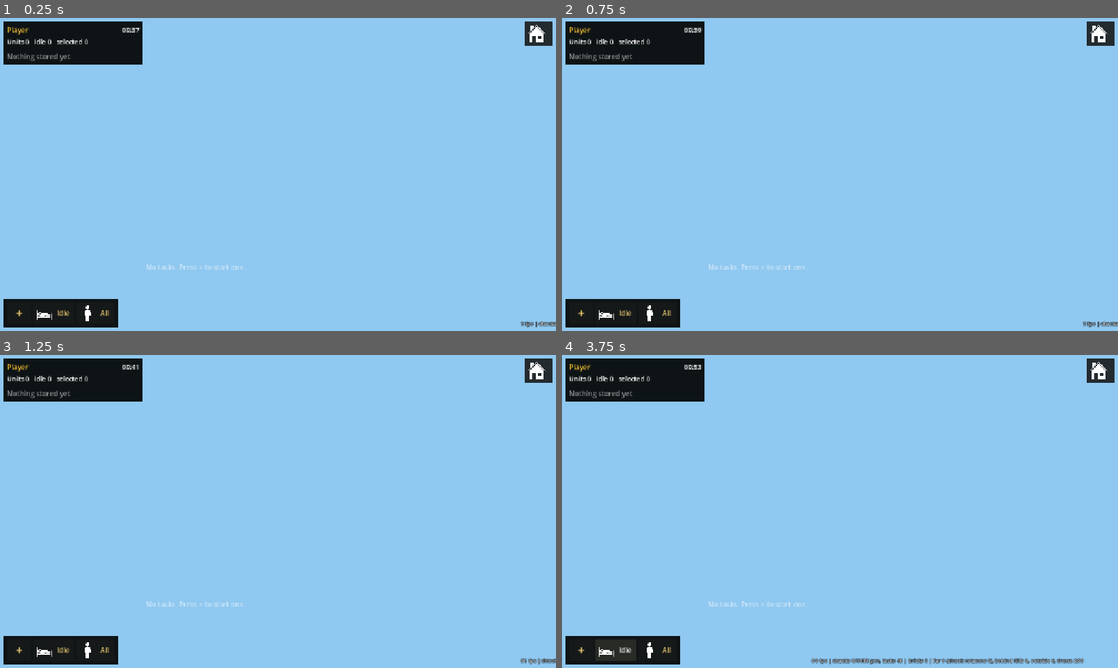
Above: before the commit, frames 1-4 (two rows, left to right).
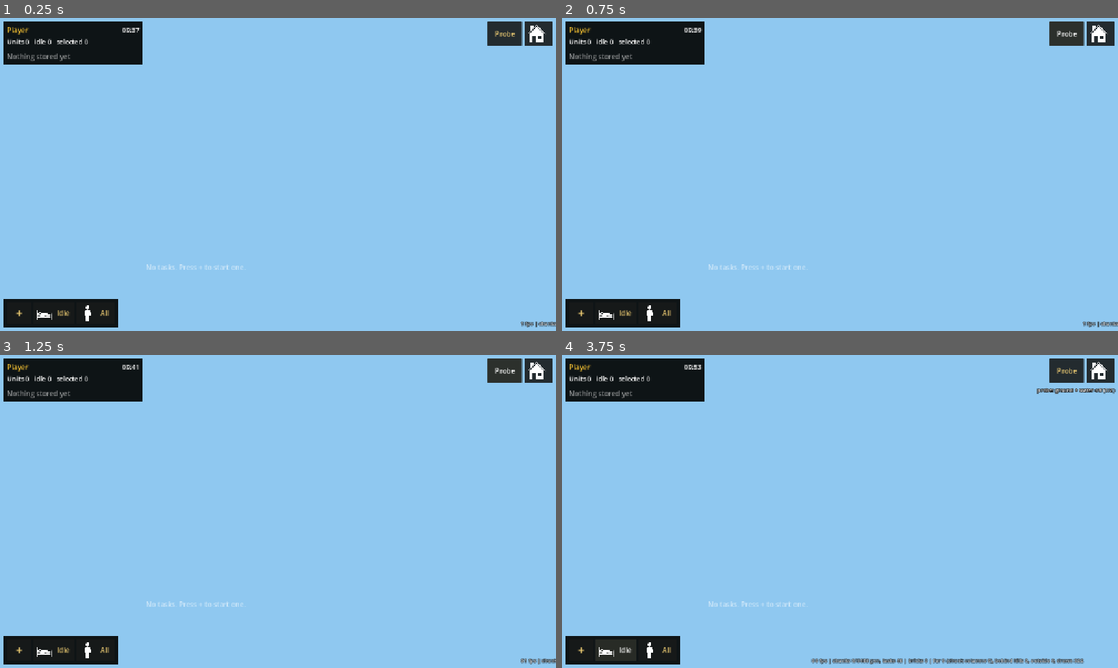
Above: after the commit, the same moments.

Repository: MrKrob00/Voxel-RTS
Game: Godot game, scene res://scenes/main.tscn
Same seed, same stepped clock (60 frames per second), same inputs: the game is played once before the commit and once after it.
Inputs (mouse positions are in pixels of both pictures, inside the frame that each line leads up to):
- Up to frame 1 (0.25 s): no input
- Up to frame 2 (0.75 s): click (1067, 33) at 0.5 s, where only the run after the commit has a clickable "Probe"
- Up to frame 3 (1.25 s): no input
- Up to frame 4 (3.75 s): click "+" at 1.25 s; click (584, 417) at 2.02 s; click "×" at 2.75 s; click "Idle" at 3.5 s

The runs differ from the first frame. In frame 1, 0.5% of the frame differs, in the area x 87-94%, y 1-9%; in frame 2, 0.5%; in frame 3, 0.5%; in frame 4, 0.7%, in the area x 85-100%, y 1-99%.

Commit message:
Probe button: the device measures what each layer of the picture costs (ground, far ground, props, units, HUD, the ground shader's levels, plain material, culling, 3D scale), the way TerraTest's profiler did; the table is on the screen and on the clipboard

Diff:
--- a/scripts/main.gd
+++ b/scripts/main.gd
@@ -100,6 +100,8 @@
 		_panel_timer = 0.5
 		_refresh_tasks_panel()
 		_refresh_units_label()
+	if is_instance_valid(_probe) and _probe.status != "":
+		hud.set_probe_text(_probe.status)
 	hud.set_status("%d fps | %s | bricks %d | far %d (chunk columns %d), behind hills %d, outside %d, drawn %d" % [Engine. …(262 unchanged characters)…
 	_update_hover()
 
@@ -188,6 +190,23 @@
 	add_child(_hover)
 
 
+## The Probe button: the device measures what each layer of the picture costs (FrameProbe); the table stays on the screen until the next
+## press, and is on the clipboard.
+var _probe: FrameProbe
+
+
+func _run_probe() -> void:
+	if is_instance_valid(_probe):
+		return
+	hud.set_probe_text("")
+	_probe = FrameProbe.new()
+	add_child(_probe)
+	_probe.finished.connect(func(text: String) -> void:
+		hud.set_probe_text(text + "\n(copied)")
+		_probe.queue_free())
+	_probe.run(self)
+
+
 func _setup_ui() -> void:
 	hud.tool_chosen.connect(_choose_tool)
 	hud.level_changed.connect(_set_depth)
@@ -197,6 +216,7 @@
 	hud.home_pressed.connect(func() -> void:
 		var sp := world.spawn_point()
 		rig.focus = Vector3(sp.x, sp.y, sp.z))
+	hud.probe_pressed.connect(_run_probe)
 	hud.task_cancel.connect(_cancel_task)
 	hud.task_select.connect(_select_task)
 	units.selection_changed.connect(func(_s: Array) -> void: _refresh_units_label())
--- /dev/null
+++ b/scripts/tools/frame_probe.gd
@@ -0,0 +1,158 @@
+class_name FrameProbe
+extends Node
+## WHAT A FRAME COSTS ON THE DEVICE, LAYER BY LAYER (the HUD's Probe button; the way TerraTest's profiler did it). A phone's GPU gives no
+## timestamps in the Compatibility renderer, and a desktop's pixels say little about a phone's, so the device measures itself: each layer
+## of the picture is switched OFF for WINDOW seconds between two windows with it ON, and the cost of the layer is the mean frame time
+## with it off against the mean of the two ons round it. The table goes to the HUD and to the clipboard. A switch writes the field the game
+## owns and puts the saved value back; every node is asked `is_instance_valid` after each wait. The sync to the screen's refresh is
+## switched off for the run (a frame that waits for the screen costs nothing to see), and put back after it.
+
+signal finished(text: String)
+
+const SETTLE := 0.6               ## seconds after a switch before a window is counted
+const WINDOW := 2.5
+const ROUNDS := 2                 ## each layer is switched off this many times and the costs averaged
+
+var status := ""
+var _main: Node
+var _lines: Array[String] = []
+
+
+func run(main: Node) -> void:
+	_main = main
+	_lines.clear()
+	var vsync := DisplayServer.window_get_vsync_mode()
+	var max_fps := Engine.max_fps
+	DisplayServer.window_set_vsync_mode(DisplayServer.VSYNC_DISABLED)
+	Engine.max_fps = 0
+	_lines.append("PROBE  %s  %s" % [Time.get_datetime_string_from_system(), RenderingServer.get_video_adapter_name()])
+	var base: float = await _measure()
+	_lines.append("base %.1f ms (%d fps)%s" % [base, int(1000.0 / maxf(base, 0.1)), "   (the screen's refresh may still cap it)" if base < 16.9 else ""])
+	for c in _cases():
+		var nm: String = c[0]
+		var flip: Callable = c[1]
+		var cost := 0.0
+		var offs := 0.0
+		var on := base
+		for r in ROUNDS:
+			status = "probe: %s off (%d/%d)" % [nm, r + 1, ROUNDS]
+			var saved: Variant = flip.call(true, null)
+			var off: float = await _measure()
+			flip.call(false, saved)
+			status = "probe: %s on (%d/%d)" % [nm, r + 1, ROUNDS]
+			var after: float = await _measure()
+			cost += (on + after) * 0.5 - off
+			offs += off
+			on = after
+		_lines.append("%-22s %+6.1f ms  (off %.1f, on %.1f)" % [nm, cost / ROUNDS, offs / ROUNDS, on])
+		base = on
+	_lines.append("+ = what the layer costs, - = what it saves; noise is about +-2 ms")
+	DisplayServer.window_set_vsync_mode(vsync)
+	Engine.max_fps = max_fps
+	var text := "\n".join(_lines)
+	print(text)
+	DisplayServer.clipboard_set(text)
+	status = ""
+	finished.emit(text)
+
+
+func _measure() -> float:
+	await _wait(SETTLE)
+	var frames := 0
+	var t0 := Time.get_ticks_usec()
+	var end := t0 + int(WINDOW * 1000000.0)
+	while Time.get_ticks_usec() < end:
+		await get_tree().process_frame
+		frames += 1
+	return float(Time.get_ticks_usec() - t0) / 1000.0 / maxf(float(frames), 1.0)
+
+
+func _wait(sec: float) -> void:
+	var end := Time.get_ticks_msec() + int(sec * 1000.0)
+	while Time.get_ticks_msec() < end:
+		await get_tree().process_frame
+
+
+## Each case: [name, Callable(off: bool, saved) -> saved]. Called with true it switches the layer off and returns what it needs to put it
+## back; with false and that value it restores.
+func _cases() -> Array:
+	var out: Array = []
+	var world: Node3D = _main.get("world")
+	out.append(["ground + water", _vis(world)])
+	out.append(["far ground", _vis(_main.get("far_terrain"))])
+	if _main.get("props") != null:
+		out.append(["trees, rocks, grass", _vis(_main.get("props"))])
+	out.append(["units", _vis(_main.get("units"))])
+	out.append(["HUD", _vis(_main.get("hud"))])
+	var mat: ShaderMaterial = world.call("solid_material")
+	# the ground shader's levels (toon_world.gdshaderinc `features`): the cost of what the next level adds
+	for level in [2, 1, 0]:
+		out.append(["shader level 3 -> %d" % level, _level(mat, level)])
+	out.append(["ground plain material", _plain(world)])
+	out.append(["culling (-: saves)", _culling()])
+	out.append(["3D scale x0.5", _scale()])
+	return out
+
+
+func _vis(n: Node) -> Callable:
+	return func(off: bool, _s: Variant) -> Variant:
+		if is_instance_valid(n):
+			n.set("visible", not off)
+		return true
+
+
+func _level(mat: ShaderMaterial, level: int) -> Callable:
+	return func(off: bool, s: Variant) -> Variant:
+		if off:
+			var keep: Variant = mat.get_shader_parameter("features")
+			mat.set_shader_parameter("features", float(level))
+			return keep if keep != null else 3.0
+		mat.set_shader_parameter("features", s)
+		return null
+
+
+## Every chunk and far node drawn with a flat unshaded material: what is left is the cost of the geometry and of the pixels at all.
+func _plain(world: Node3D) -> Callable:
+	return func(off: bool, s: Variant) -> Variant:
+		if not is_instance_valid(world):
+			return null
+		var nodes: Array = []
+		for c in world.get_children():
+			if c is MeshInstance3D:
+				nodes.append(c)
+		var far: Node = _main.get("far_terrain")
+		if is_instance_valid(far):
+			for c in far.get_children():
+				if c is MeshInstance3D:
+					nodes.append(c)
+		if off:
+			var flat := StandardMaterial3D.new()
+			flat.shading_mode = BaseMaterial3D.SHADING_MODE_UNSHADED
+			flat.albedo_color = Color(0.4, 0.6, 0.3)
+			for n: MeshInstance3D in nodes:
+				n.material_override = flat
+			return null
+		for n: MeshInstance3D in nodes:
+			n.material_override = null
+		return null
+
+
+## The horizon, picture and far-ground culling off: everything the game keeps out of the picture is drawn.
+func _culling() -> Callable:
+	return func(off: bool, _s: Variant) -> Variant:
+		for key in ["horizon", "far_terrain"]:
+			var n: Node = _main.get(key)
+			if is_instance_valid(n):
+				n.set("enabled", not off)
+		return true
+
+
+func _scale() -> Callable:
+	return func(off: bool, s: Variant) -> Variant:
+		var vp := get_viewport()
+		if off:
+			var keep := vp.scaling_3d_scale
+			vp.scaling_3d_scale = keep * 0.5
+			return keep
+		vp.scaling_3d_scale = s
+		return null
--- a/scripts/ui/hud.gd
+++ b/scripts/ui/hud.gd
@@ -15,6 +15,7 @@
 signal select_all_pressed
 signal select_idle_pressed
 signal home_pressed
+signal probe_pressed
 signal turn_pressed
 signal task_select(task: WorkTask)
 signal task_cancel(task: WorkTask)
@@ -51,6 +52,8 @@
 var _ribbon_scroll: ScrollContainer
 var _ribbon: HBoxContainer
 var _home: Button
+var _probe: Button          # measures what a frame costs on this device, layer by layer (FrameProbe)
+var _probe_label: Label
 var _toast: Label
 var _toast_time := 0.0
 var _cell_info: Label
@@ -101,6 +104,19 @@
 
 func set_cell_info(text: String) -> void:
 	_cell_info.text = text
+
+
+## The table of the probe (or what it is doing now); empty hides it.
+func set_probe_text(text: String) -> void:
+	_probe_label.text = text
+	_probe_label.visible = text != ""
+	_probe_label.reset_size()
+	_place_probe()
+
+
+## The table hangs under the home button, its right edge on the screen's.
+func _place_probe() -> void:
+	_probe_label.position = Vector2(_home.position.x + _home.custom_minimum_size.x - _probe_label.size.x, _home.position.y + MIN_TOUCH + 8.0)
 
 
 func show_message(text: String) -> void:
@@ -424,6 +440,14 @@
 	_home.tooltip_text = "Home"
 	_home.pressed.connect(func() -> void: home_pressed.emit())
 	_root.add_child(_home)
+	_probe = _button("Probe", Vector2(MIN_TOUCH + 24, MIN_TOUCH))
+	_probe.tooltip_text = "Measure what each layer of the picture costs on this device (the table is copied)"
+	_probe.pressed.connect(func() -> void: probe_pressed.emit())
+	_root.add_child(_probe)
+	_probe_label = _outlined_label(12)
+	_probe_label.horizontal_alignment = HORIZONTAL_ALIGNMENT_RIGHT
+	_probe_label.visible = false
+	_root.add_child(_probe_label)
 
 
 ## One card of the ribbon, like the original's: the kind of task, its workers as dots, and what can be done with it.
@@ -544,6 +568,8 @@
 	# Actions of the tool: above the ribbon, at the right.
 	_rotate.position = Vector2(size.x - ir - _rotate.size.x - 4.0, ribbon_y - _rotate.size.y - 12.0)
 	_home.position = Vector2(size.x - ir - _home.custom_minimum_size.x, top)
+	_probe.position = Vector2(_home.position.x - _probe.custom_minimum_size.x - 6.0, top)
+	_place_probe()
 	_picker.position = Vector2(size.x - ir - _picker.size.x, minf(top + 76.0, size.y - _picker.size.y - ib - 90.0))
 	_cell_info.position = Vector2(il + (0.0 if _compact else side_w + 8.0), _dock.position.y - 22.0 if _compact else ribbon_y - 24.0)
 	_relayout_toast()
Not shown, added: scripts/tools/frame_probe.gd.uid
